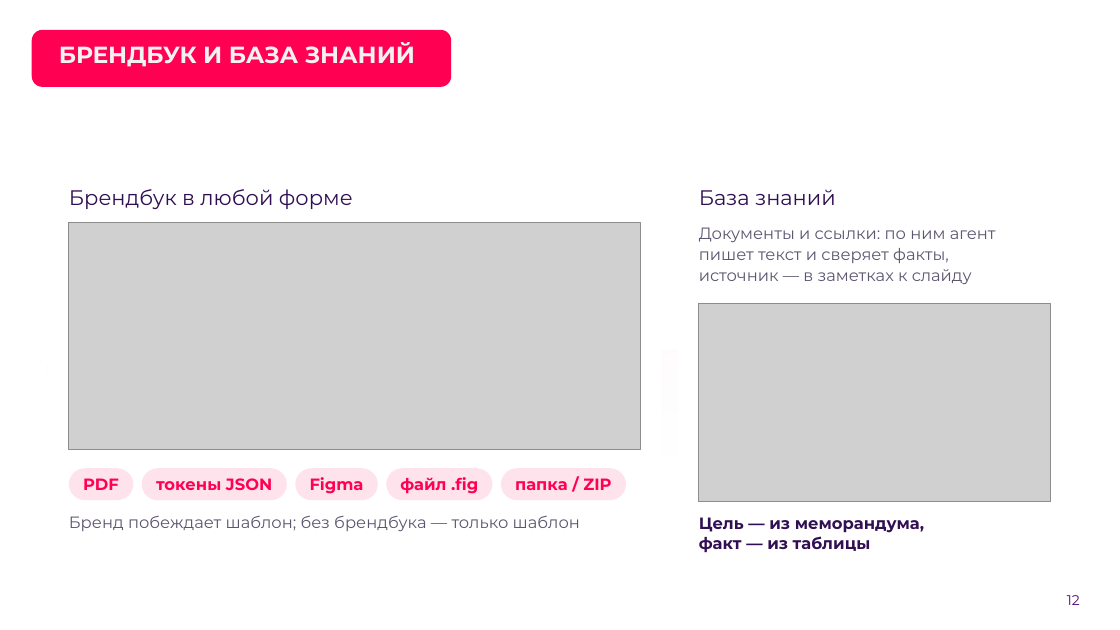
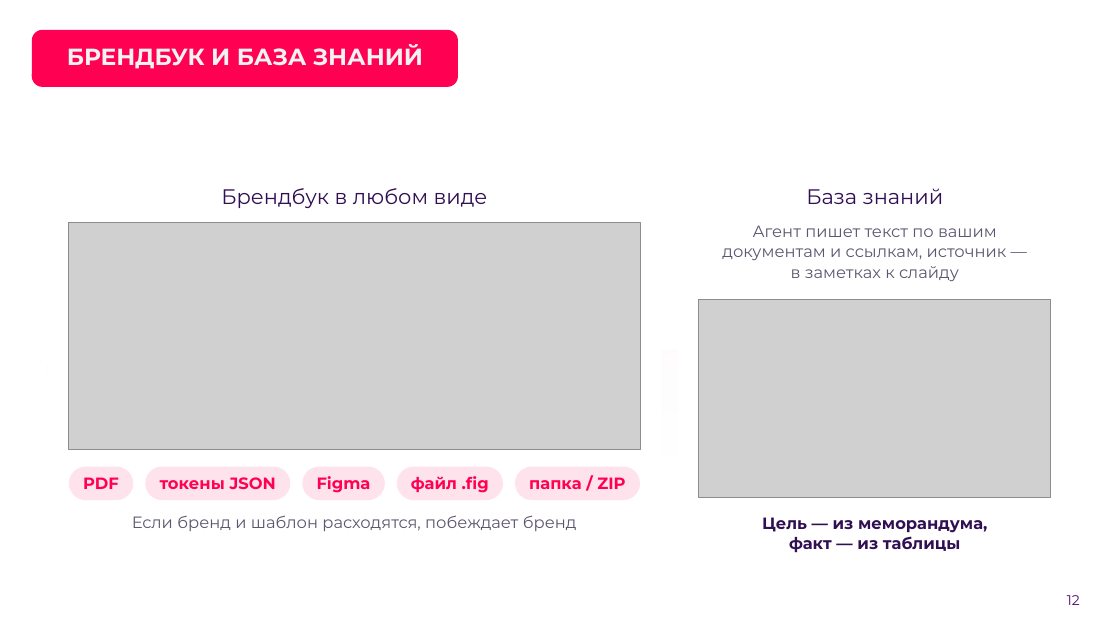
Before and after one commit to hl0pch1k/verstka, a slide deck: slide 12 of docs/presentation/verstka-pitch-stage2.pptx. Drawn at 1120x630 pixels with LibreOffice and Linux fonts; fonts in the diff are those of the drawing; grey boxes stand for pictures; background and template pictures are left out. Boxes give left, top, right and bottom in pixels: in the first picture for what was removed or moved away, otherwise in the second. Text is boxed around its words. In the diff, an @@ line names an element or a change of style, - is before the commit and + after.

```diff
--- a/docs/presentation/verstka-pitch-stage2.pptx
+++ b/docs/presentation/verstka-pitch-stage2.pptx
@@ title "БРЕНДБУК И БАЗА ЗНАНИЙ" moved from (x1=59, y1=42, x2=415, y2=67) to (x1=67, y1=44, x2=423, y2=69) @@
@@ title "БРЕНДБУК И БАЗА ЗНАНИЙ" at (x1=67, y1=44, x2=423, y2=69): alignment left to centre; vertical alignment bottom to middle @@
@@ rounded rectangle resized from (x1=32, y1=29, x2=451, y2=87) to (x1=32, y1=29, x2=458, y2=87) @@
@@ text "Брендбук в любом виде" at (x1=221, y1=188, x2=488, y2=208): vertical alignment top to middle @@
@@ text "База знаний" moved from (x1=699, y1=189, x2=836, y2=205) to (x1=806, y1=188, x2=944, y2=204) @@
@@ text "База знаний" at (x1=806, y1=188, x2=944, y2=204): alignment left to centre; vertical alignment top to middle @@
@@ text at (x1=221, y1=188, x2=488, y2=208): text changed @@
-Брендбук в любой форме
+Брендбук в любом виде
@@ text at (x1=722, y1=225, x2=1007, y2=281): text changed @@
-Документы и ссылки: по ним агент пишет текст и сверяет факты, источник — в заметках к слайду
+Агент пишет текст по вашим документам и ссылкам, источник — в заметках к слайду
@@ picture moved from (x1=699, y1=304, x2=1051, y2=502) to (x1=699, y1=300, x2=1051, y2=498) @@
@@ 2 texts, 2 rounded rectangles moved together from (x1=142, y1=468, x2=378, y2=500) to (x1=145, y1=466, x2=385, y2=500) @@
@@ text "файл .fig" moved from (x1=400, y1=477, x2=478, y2=494) to (x1=411, y1=476, x2=489, y2=493) @@
@@ rounded rectangle moved from (x1=386, y1=468, x2=492, y2=500) to (x1=397, y1=466, x2=502, y2=500) @@
@@ text "папка / ZIP" moved from (x1=515, y1=478, x2=611, y2=490) to (x1=529, y1=477, x2=625, y2=489) @@
@@ rounded rectangle moved from (x1=501, y1=468, x2=626, y2=500) to (x1=515, y1=466, x2=640, y2=500) @@
@@ text "Если бренд и шаблон расходятся, ..." at (x1=132, y1=515, x2=577, y2=531): vertical alignment top to middle @@
@@ text "Цель — из меморандума," at (x1=762, y1=517, x2=987, y2=553): alignment left to centre; vertical alignment top to middle @@
@@ text "Цель — из меморандума," moved from (x1=699, y1=517, x2=924, y2=553) to (x1=762, y1=517, x2=987, y2=553) @@
@@ text at (x1=132, y1=515, x2=577, y2=531): text changed @@
-Бренд побеждает шаблон; без брендбука — только шаблон
+Если бренд и шаблон расходятся, побеждает бренд
```
Also in this commit, not shown: 18 other slides changed, 1 other file.
